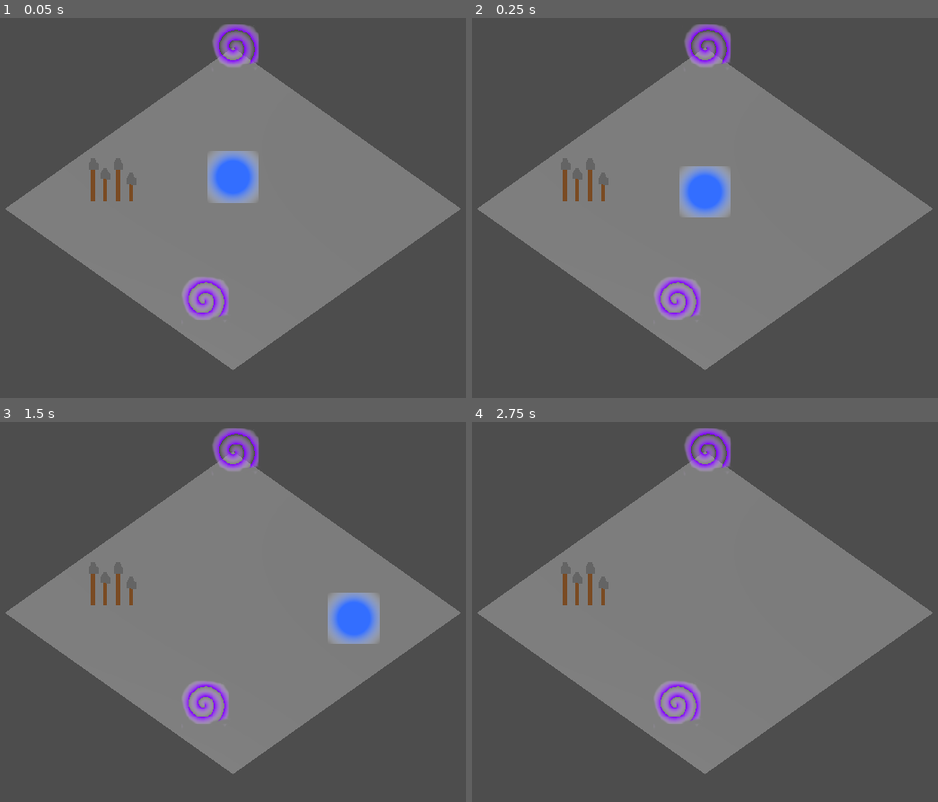
Above: before the commit, frames 1-4 (two rows, left to right).
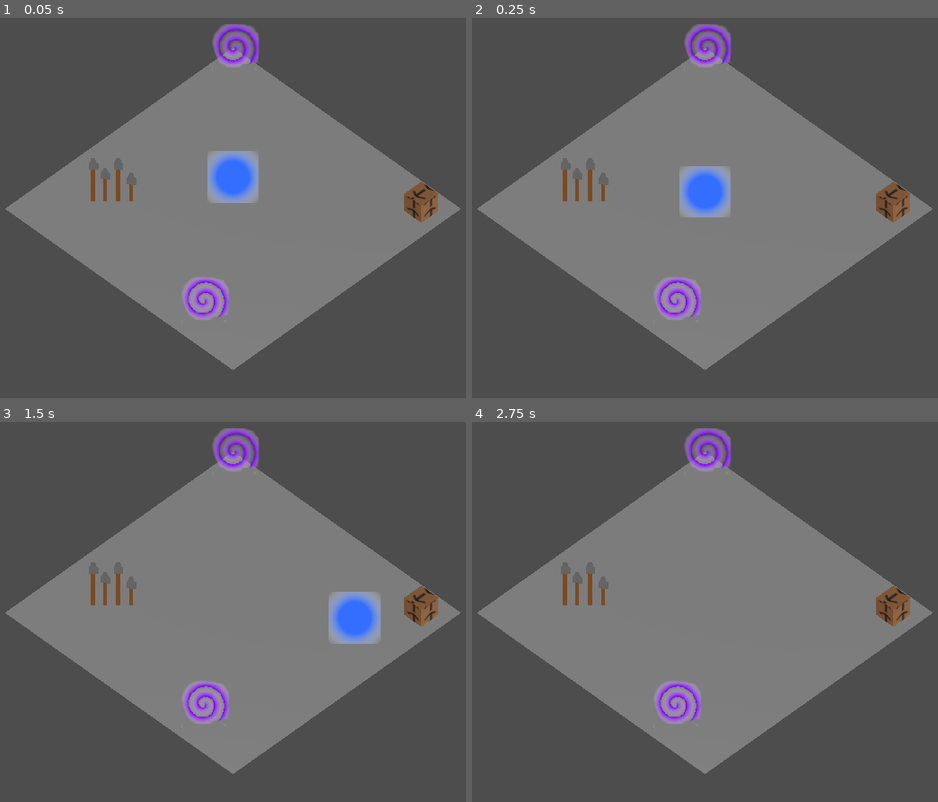
Above: after the commit, the same moments.

Repository: Hazematman/GGJ2025
Game: Godot game, scene res://scenes/game.tscn
Same seed, same stepped clock (60 frames per second), same inputs: the game is played once before the commit and once after it.
Inputs:
- Up to frame 1 (0.05 s): no input
- Up to frame 2 (0.25 s): no input
- Up to frame 3 (1.5 s): tap Enter (ui_accept) at 0.5, 0.77 s; hold Right (ui_right) 0.53-1.28 s; hold Down (ui_down) from 1.28 s (still down)
- Up to frame 4 (2.75 s): tap Enter (ui_accept) at 1.52 s; release Down (ui_down) at 2.03 s; hold Right (ui_right) from 2.03 s (still down)

The runs differ from the first frame. In frame 1, 0.6% of the frame differs, in the area x 86-95%, y 43-54%; in frame 2, 0.6%; in frame 3, 0.6%, in the area x 70-95%, y 43-57%; in frame 4, 0.6%.

Commit message:
Añadir piston basico

Diff:
--- a/scenes/game.tscn
+++ b/scenes/game.tscn
@@ -1,8 +1,9 @@
-[gd_scene load_steps=6 format=3 uid="uid://bnkxde3v6a63m"]
+[gd_scene load_steps=7 format=3 uid="uid://bnkxde3v6a63m"]
 
 [ext_resource type="PackedScene" uid="uid://dhl4dlwx751ji" path="res://scenes/jugador.tscn" id="1_on0ku"]
 [ext_resource type="PackedScene" uid="uid://bukbegwo1hv80" path="res://scenes/pincho.tscn" id="2_31lb3"]
 [ext_resource type="PackedScene" uid="uid://bhm3q7oo8pjet" path="res://scenes/portal.tscn" id="3_37cqa"]
+[ext_resource type="PackedScene" uid="uid://stkqtq403the" path="res://scenes/piston.tscn" id="4_20j5n"]
 
 [sub_resource type="PlaneMesh" id="PlaneMesh_bb8d1"]
 
@@ -26,7 +27,7 @@
 shape = SubResource("ConcavePolygonShape3D_bhmb1")
 
 [node name="DirectionalLight3D" type="DirectionalLight3D" parent="."]
-transform = Transform3D(1, 0, 0, 0, 0.707107, 0.707107, 0, -0.707107, 0.707107, 0, 2.26353, 2.8444)
+transform = Transform3D(0.838671, -0.385118, 0.385118, 0, 0.707107, 0.707107, -0.544639, -0.59303, 0.59303, 0, 2.26353, 2.8444)
 
 [node name="Jugador" parent="." instance=ExtResource("1_on0ku")]
 
@@ -41,4 +42,7 @@
 transform = Transform3D(1, 0, 0, 0, 1, 0, 0, 0, 1, -0.812912, 0.25, -0.835683)
 destino = NodePath("../Portal")
 
+[node name="Piston" parent="." instance=ExtResource("4_20j5n")]
+transform = Transform3D(1, 0, 0, 0, 1, 0, 0, 0, 1, 0.838535, 0.25, -0.813849)
+
 [connection signal="mata" from="Jugador" to="Jugador" method="_on_mata"]
--- /dev/null
+++ b/scenes/piston.tscn
@@ -0,0 +1,40 @@
+[gd_scene load_steps=6 format=3 uid="uid://stkqtq403the"]
+
+[ext_resource type="Script" path="res://scripts/piston.gd" id="1_2vr7p"]
+[ext_resource type="Texture2D" uid="uid://dp0i1yiswbofk" path="res://assets/piston.png" id="1_8hina"]
+
+[sub_resource type="BoxShape3D" id="BoxShape3D_ovf6a"]
+size = Vector3(0.15, 0.5, 0.15)
+
+[sub_resource type="StandardMaterial3D" id="StandardMaterial3D_a3w00"]
+albedo_texture = ExtResource("1_8hina")
+uv1_scale = Vector3(3, 3, 3)
+uv1_offset = Vector3(0, 0.23, 0)
+
+[sub_resource type="BoxMesh" id="BoxMesh_ixbj2"]
+lightmap_size_hint = Vector2i(5, 8)
+material = SubResource("StandardMaterial3D_a3w00")
+size = Vector3(0.15, 0.15, 0.15)
+
+[node name="Piston" type="StaticBody3D"]
+transform = Transform3D(1, 0, 0, 0, 1, 0, 0, 0, 1, 0, 0.25, 0)
+collision_layer = 2
+collision_mask = 2
+script = ExtResource("1_2vr7p")
+
+[node name="CollisionShape3D" type="CollisionShape3D" parent="."]
+shape = SubResource("BoxShape3D_ovf6a")
+
+[node name="MeshInstance3D" type="MeshInstance3D" parent="."]
+transform = Transform3D(1, 0, 0, 0, 1, 0, 0, 0, 1, 0, -0.175, 0)
+mesh = SubResource("BoxMesh_ixbj2")
+
+[node name="Area3D" type="Area3D" parent="."]
+collision_layer = 2
+collision_mask = 2
+
+[node name="CollisionShape3D" type="CollisionShape3D" parent="Area3D"]
+transform = Transform3D(1, 0, 0, 0, 1, 0, 0, 0, 1, 0, 0, 0.153075)
+shape = SubResource("BoxShape3D_ovf6a")
+
+[connection signal="body_entered" from="Area3D" to="." method="_on_body_entered"]
--- /dev/null
+++ b/scripts/piston.gd
@@ -0,0 +1,7 @@
+extends StaticBody3D
+
+@export var poder: float = 10
+
+func _on_body_entered(body: Node3D) -> void:
+	print("Jugador collision")
+	body.velocity += poder * -(basis * Vector3.FORWARD)
--- a/scripts/player.gd
+++ b/scripts/player.gd
@@ -1,7 +1,7 @@
 extends CharacterBody3D
 
 const SPEED = 1.0
-const JUMP_VELOCITY = 1.0
+const JUMP_VELOCITY = 2.0
 
 var RIGHT_DIR = (Vector3.RIGHT + Vector3.FORWARD).normalized()
 var UP_DIR = (Vector3.RIGHT + Vector3.BACK).normalized()
@@ -25,8 +25,8 @@
 	var input_dir := Input.get_vector("ui_left", "ui_right", "ui_up", "ui_down")
 	var direction := (iso_basis * Vector3(input_dir.x, 0, input_dir.y)).normalized()
 	if direction:
-		velocity.x = direction.x * SPEED
-		velocity.z = direction.z * SPEED
+		velocity.x = move_toward(velocity.x, direction.x, SPEED)
+		velocity.z = move_toward(velocity.z, direction.z, SPEED)
 	else:
 		velocity.x = move_toward(velocity.x, 0, SPEED)
 		velocity.z = move_toward(velocity.z, 0, SPEED)
Binary file added: assets/piston.png
Not shown, added: assets/piston.png.import
Not shown, added: piston.xcf
